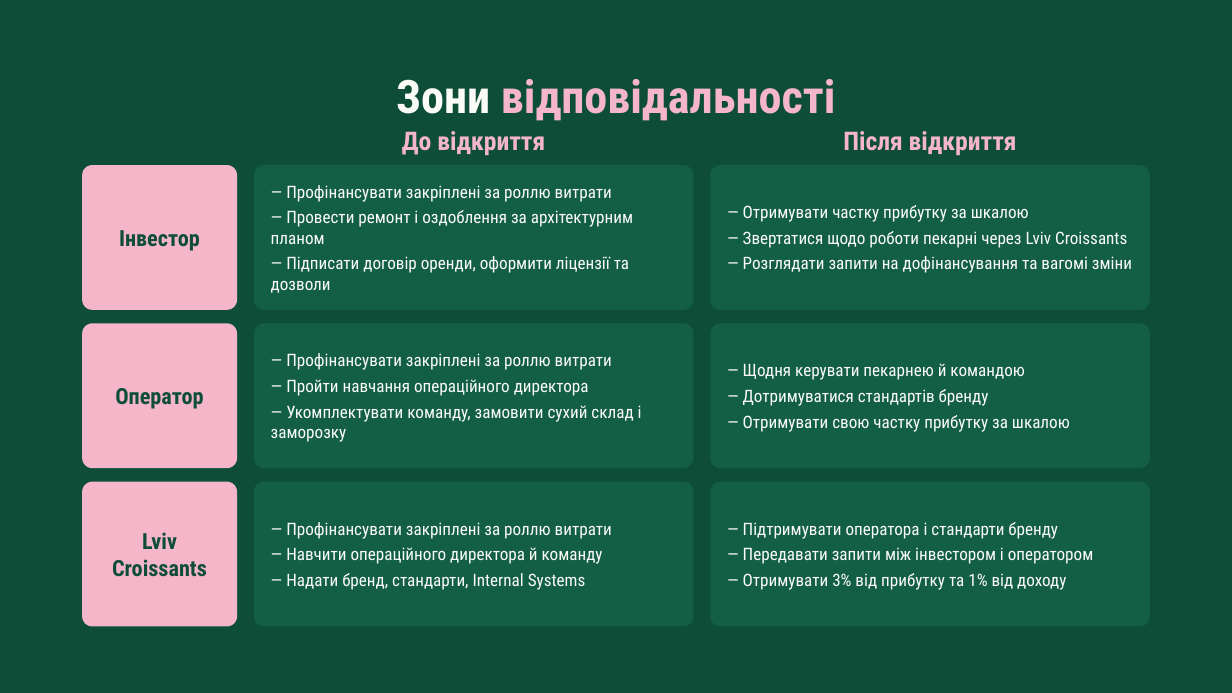
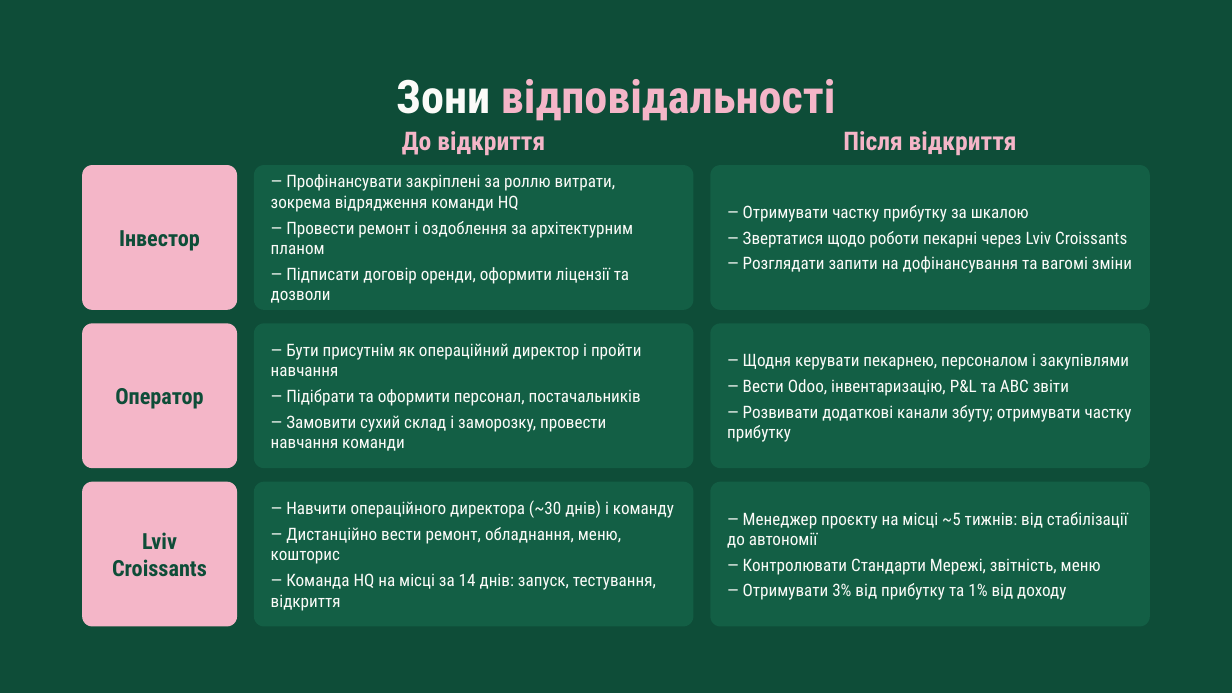
Before and after one commit to denfidiriv-cmyk/xcrypto, a slide deck: slide 26 of presentation_with_contract.pptx. Drawn at 1232x693 pixels with LibreOffice and Linux fonts; fonts in the diff are those of the drawing. Boxes give left, top, right and bottom in pixels: in the first picture for what was removed or moved away, otherwise in the second. Text is boxed around its words. In the diff, an @@ line names an element or a change of style, - is before the commit and + after.

```diff
--- a/presentation_with_contract.pptx
+++ b/presentation_with_contract.pptx
@@ text at (x1=271, y1=174, x2=616, y2=212): text changed @@
-— Профінансувати закріплені за роллю витрати
+— Профінансувати закріплені за роллю витрати, зокрема відрядження команди HQ
@@ text at (x1=271, y1=343, x2=641, y2=451): text changed @@
-— Профінансувати закріплені за роллю витрати
-— Пройти навчання операційного директора
-— Укомплектувати команду, замовити сухий склад і заморозку
+— Бути присутнім як операційний директор і пройти навчання
+— Підібрати та оформити персонал, постачальників
+— Замовити сухий склад і заморозку, провести навчання команди
@@ text at (x1=727, y1=353, x2=1132, y2=442): text changed @@
-— Щодня керувати пекарнею й командою
-— Дотримуватися стандартів бренду
-— Отримувати свою частку прибутку за шкалою
+— Щодня керувати пекарнею, персоналом і закупівлями
+— Вести Odoo, інвентаризацію, P&L та ABC звіти
+— Розвивати додаткові канали збуту; отримувати частку прибутку
@@ text at (x1=271, y1=500, x2=674, y2=611): text changed @@
-— Профінансувати закріплені за роллю витрати
-— Навчити операційного директора й команду
-— Надати бренд, стандарти, Internal Systems
+— Навчити операційного директора (~30 днів) і команду
+— Дистанційно вести ремонт, обладнання, меню, кошторис
+— Команда HQ на місці за 14 днів: запуск, тестування, відкриття
@@ text at (x1=727, y1=512, x2=1128, y2=575): text changed @@
-— Підтримувати оператора і стандарти бренду
-— Передавати запити між інвестором і оператором
+— Менеджер проєкту на місці ~5 тижнів: від стабілізації до автономії
+— Контролювати Стандарти Мережі, звітність, меню
```
